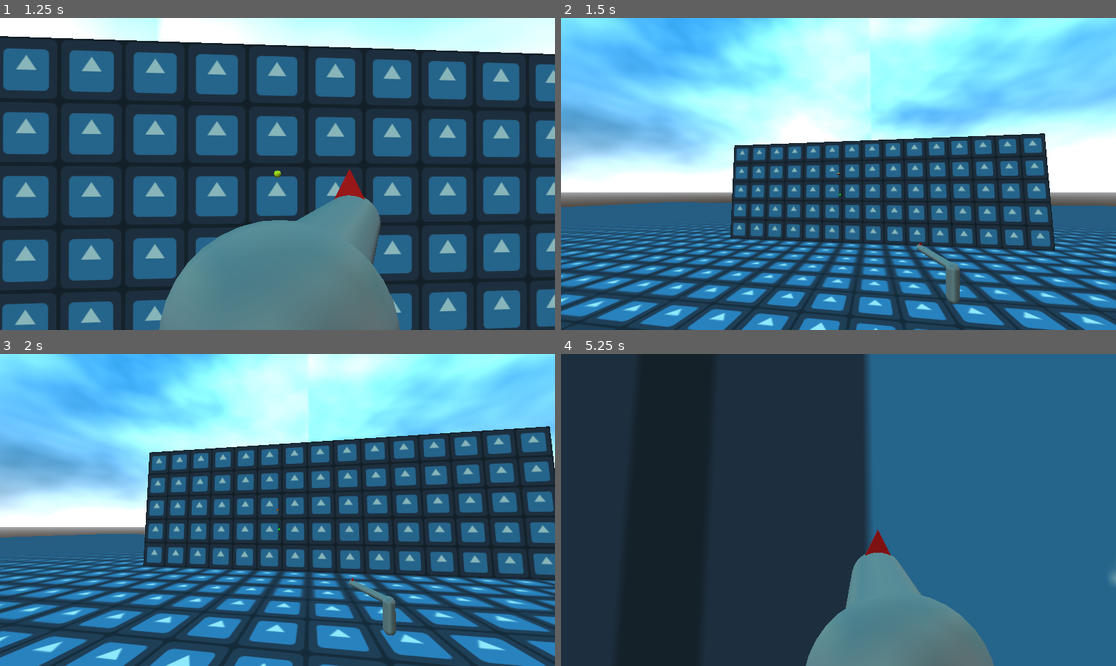
Above: before the commit, frames 1-4 (two rows, left to right).
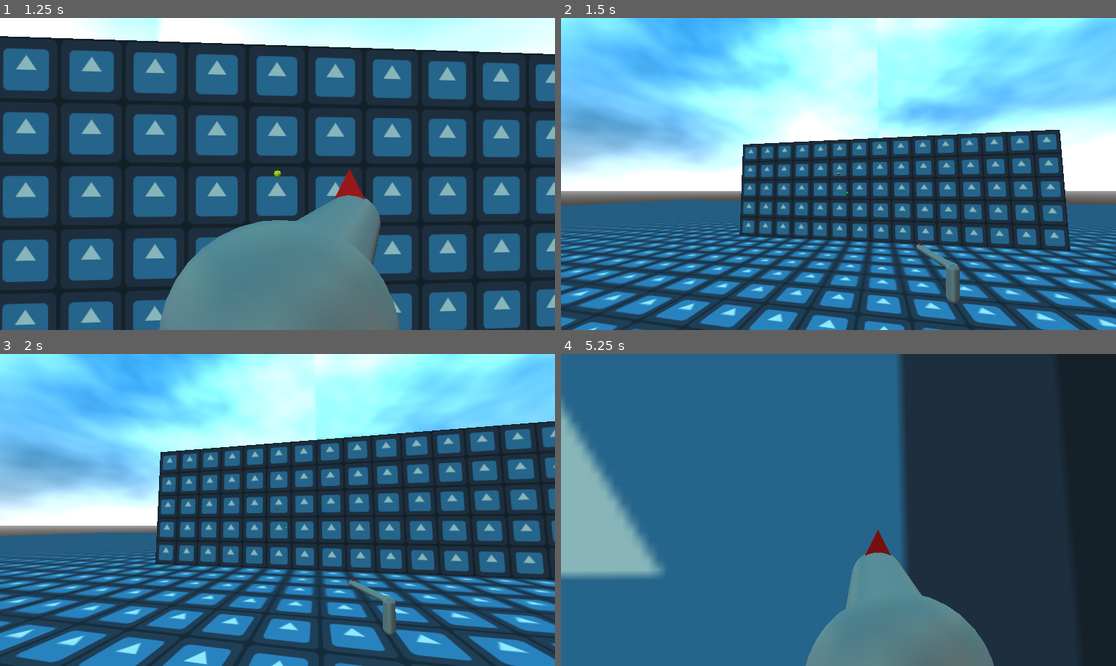
Above: after the commit, the same moments.

Repository: TaylorBradshaw/generic
Game: Godot game, scene res://world.tscn
Two runs of this game, one before a commit and one after it. Both use one fixed random seed, a clock stepped at 60 frames per second and the inputs below. The engine's default icon, where the game draws it, is replaced by a stand-in: a white triangle on a blue panel in a dark square.
Inputs (mouse positions are in pixels of both pictures, inside the frame that each line leads up to):
- Up to frame 1 (1.25 s): tap Enter at 0.5 s; move the mouse to (305, 174) at 0.52 s; hold W (up) from 0.53 s (still down); hold Right mouse button (aim) from 0.53 s (still down); tap Space (jump) at 0.77 s
- Up to frame 2 (1.5 s): keep holding W (up); move the mouse to (810, 174) at 1.27 s; release Right mouse button (aim) at 1.28 s; click (810, 174) at 1.35 s
- Up to frame 3 (2 s): keep holding W (up); tap Space (jump) at 1.52 s
- Up to frame 4 (5.25 s): keep holding W (up); move the mouse to (849, 503) at 2.02 s; hold Right mouse button (aim) 2.03-2.78 s; move the mouse to (832, 516) at 2.77 s; click (832, 516) at 2.85 s; tap Space (jump) at 3.02, 3.77, 4.52 s; move the mouse to (877, 513) at 3.52 s; hold Right mouse button (aim) 3.53-4.28 s; move the mouse to (794, 506) at 4.27 s; click (794, 506) at 4.35 s; move the mouse to (844, 510) at 5.02 s; hold Right mouse button (aim) from 5.03 s (still down)

Frame 1 is identical in both runs. In frame 2, 30% of the frame differs, in the area x 0-100%, y 0-100%; in frame 3, 36%; in frame 4, 89%.

Commit message:
Simplify code for splitting mouse movement into updating recoil vs look_rotation

Diff:
--- a/godot_recoil/player.gd
+++ b/godot_recoil/player.gd
@@ -36,10 +36,11 @@
 
 
 ### Camera ###
-func move_towards_zero(initial: Vector3, difference: Vector3) -> Vector3:
-    difference = difference.clamp(-initial.abs(), initial.abs())
-    difference *= ((difference.sign() * initial.sign()).clampf(-1.0, 0.0) * -1)
-    return difference
+# Scale difference such that initial - difference does not cross 0 (in any axis)
+func scale_difference(initial: Vector3, difference: Vector3) -> Vector3:
+    var negative = -initial.max(Vector3.ZERO)
+    var positive = -initial.min(Vector3.ZERO)
+    return difference.clamp(negative, positive)
 
 @onready var camera : Camera3D = $Camera3D
 var look_rotation = Vector3.ZERO
@@ -54,14 +55,14 @@
         var raw_input = -event.screen_relative / Vector2(get_window().size) * 3
         look_input = Vector3(raw_input.y, raw_input.x, 0.0)
 
-        var recoil_correction = move_towards_zero(recoil_rotation, look_input)
+        var recoil_correction = scale_difference(recoil_rotation, look_input)
         recoil_rotation += recoil_correction
 
         var look_step = look_input - recoil_correction
         look_rotation += look_step
         look_rotation.x = clampf(look_rotation.x, deg_to_rad(-90.0), deg_to_rad(90.0)) # Good!
 
-        target_recoil_rotation += move_towards_zero(target_recoil_rotation, look_input)
+        target_recoil_rotation += scale_difference(target_recoil_rotation, look_input)
 
 
 ### Movement ###
@@ -132,7 +133,7 @@
 
 func recoil():
     # Define direction based on unit circle
-    var direction = deg_to_rad(90)
+    var direction = deg_to_rad(110)
     var direction_stddev = deg_to_rad(12) # 10%
     direction = randfn(direction, direction_stddev)
     var magnitude = 1.0 / 10.0
